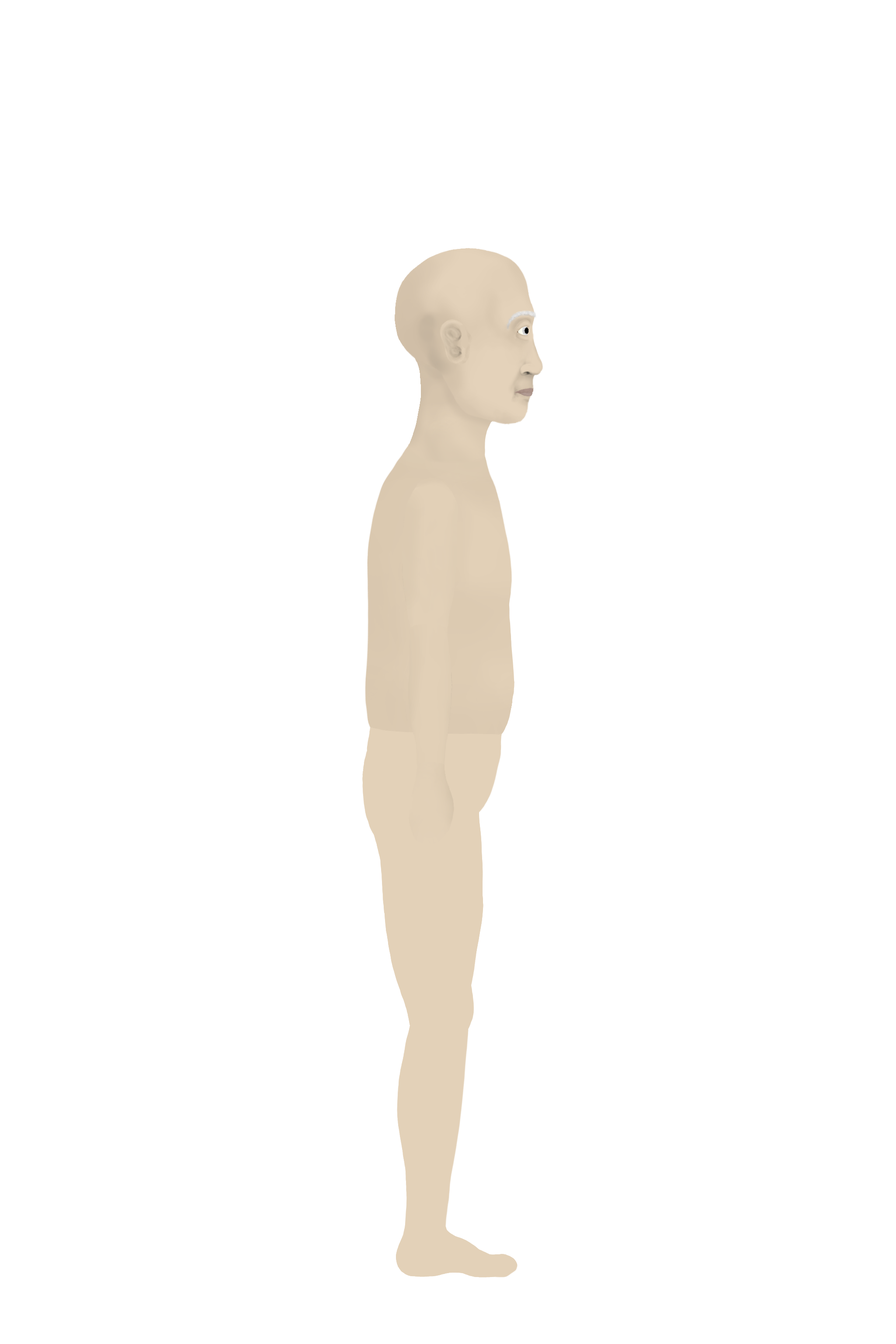
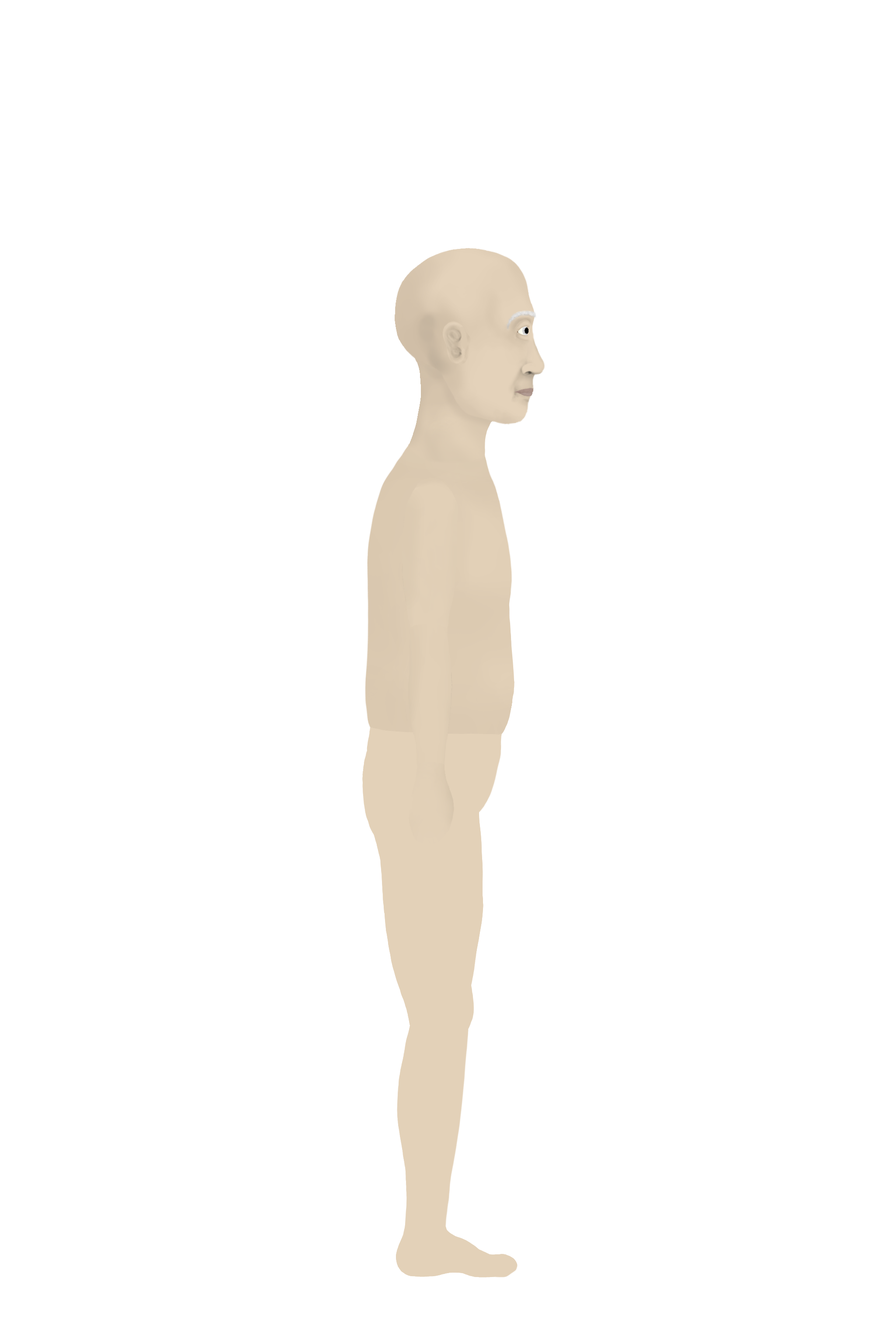
Two versions of the same layered image (896x1344). Layer-by-layer changes:
painted on "Nose" over [519, 329, 545, 376]
painted on "Ear" over [439, 319, 472, 363]
painted on "Upper Lip" over [514, 388, 523, 394]
